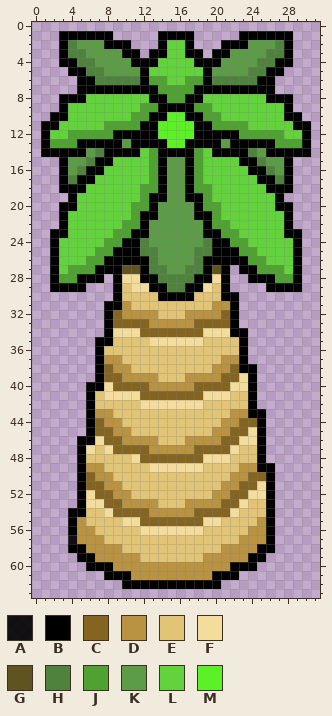
One commit to this pixel-art sprite: Assets/Sprites/PalmTree/PalmTree.png. The first picture shows the starting point.
The file is 32x64 pixels.
Palette (. is transparent): A #000000e6  B #000000  C #846421  D #b99341  E #e1c476  F #f4dd9c  G #5f5420  H #4f823d  J #4fa232  K #5c9c46  L #62d33b  M #5bf126
After the commit:
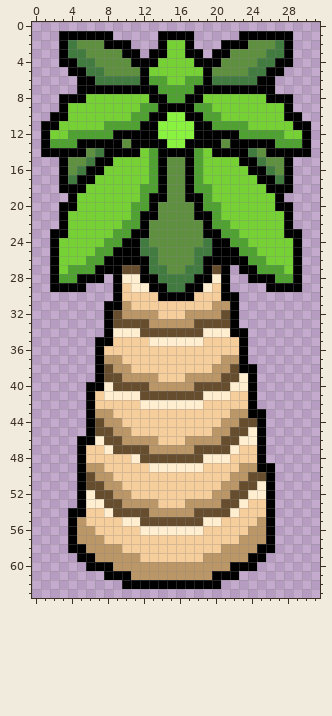
The exact change:
Colour C changes from #846421 to #664d2e.
Colour D changes from #b99341 to #bb9768.
Colour E changes from #e1c476 to #f6ce9c.
Colour F changes from #f4dd9c to #ffeecf.
Colour H changes from #4f823d to #417b3f.
Colour K changes from #5c9c46 to #5f903f.
Colour L changes from #62d33b to #75d134.
Colour M changes from #5bf126 to #8af33f.
The author changed colour A to colour B in row 57 at x 4.
The author changed colour G to colour C in row 27 at x 10 to 11 and 20.
The author changed colour F to colour E in row 47 at x 6.
